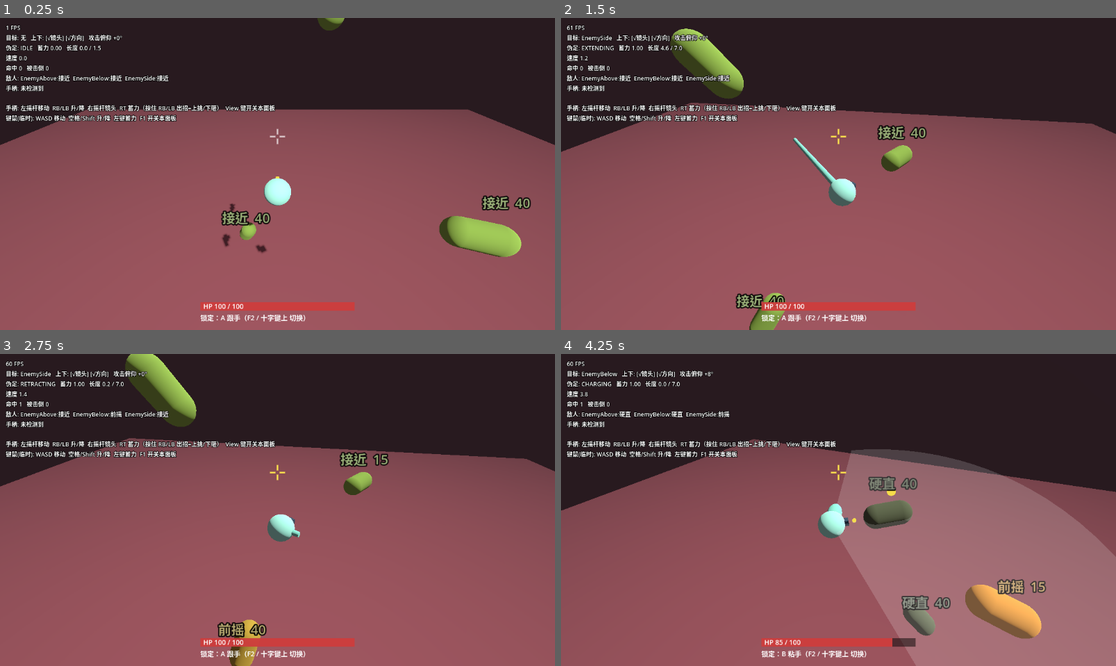
Above: before the commit, frames 1-4 (two rows, left to right).
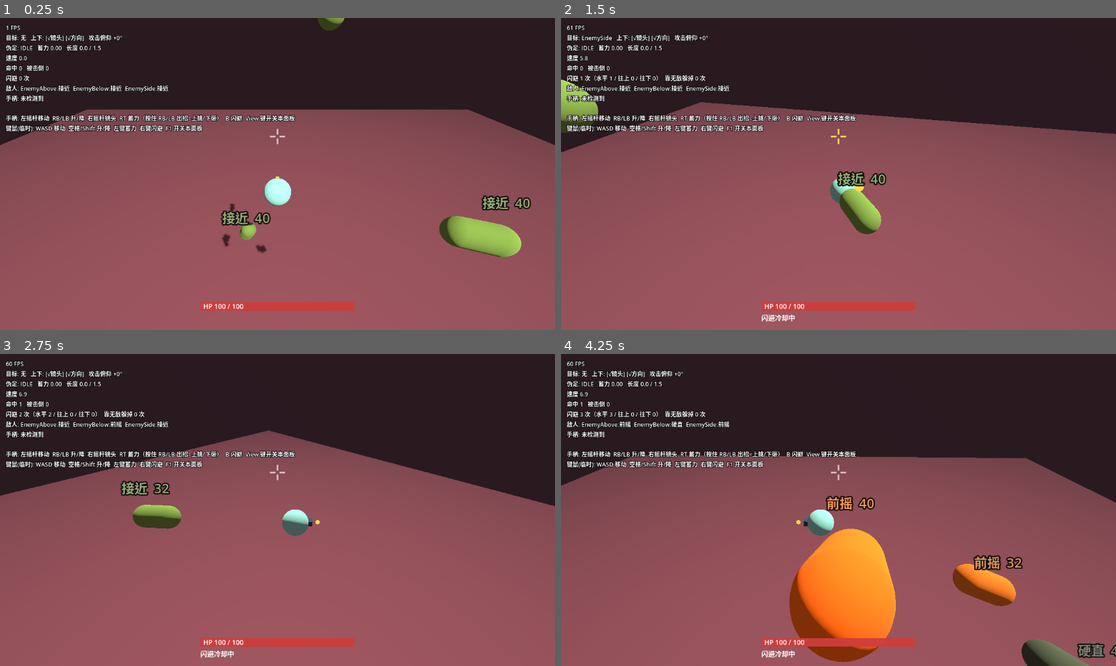
Above: after the commit, the same moments.

Repository: paddypasteur/cellgod
Game: Godot game, scene res://scenes/arena.tscn
Same seed, same stepped clock (60 frames per second), same inputs: the game is played once before the commit and once after it.
Inputs (mouse positions are in pixels of both pictures, inside the frame that each line leads up to):
- Up to frame 1 (0.25 s): no input
- Up to frame 2 (1.5 s): move the mouse to (960, 158) at 0.52 s; press the mouse at (960, 158) at 0.53 s; hold D (move_right) 0.53-1.28 s; right-click (960, 158) at 0.8 s; move the mouse to (727, 189) at 1.27 s; release the mouse at (727, 189) at 1.28 s; hold S (move_back) from 1.28 s (still down); right-click (727, 189) at 1.35 s
- Up to frame 3 (2.75 s): click (166, 525) at 1.55 s; move the mouse to (333, 441) at 2.02 s; release S (move_back) at 2.03 s; press the mouse at (333, 441) at 2.03 s; hold D (move_right) from 2.03 s (still down); right-click (333, 441) at 2.3 s
- Up to frame 4 (4.25 s): move the mouse to (810, 572) at 2.77 s; release D (move_right) at 2.78 s; release the mouse at (810, 572) at 2.78 s; hold Space (move_up) 2.78-3.53 s; right-click (810, 572) at 2.85 s; click (810, 572) at 3.05 s; move the mouse to (1005, 556) at 3.52 s; press the mouse at (1005, 556) at 3.53 s; hold A (move_left) from 3.53 s (still down); right-click (1005, 556) at 3.8 s; tap F2 (cycle_preset, bound only before the commit) at 4.15 s

The runs differ from the first frame. In frame 1, 3.1% of the frame differs, in the area x 1-56%, y 18-98%; in frame 2, 8.8%; in frame 3, 12%; in frame 4, 38%, in the area x 0-100%, y 5-100%.

Commit message:
加闪避（可上下躲）与试玩记录器；锁定定为 A；DESIGN.md 按策划指令修改
- 闪避：B / 右键，方向含升降，无敌帧、冷却；伪足伸出后不可闪
- PlaytestLogger：真人试玩自动写 CSV（闪避仰角、受击来源高度、起手是否在屏内、位置采样）
- 删除锁定预设 B 与切换键，参数回归普通 @export
- tests/dodge_smoke.gd；docs、CLAUDE.md 同步

Co-Authored-By: Claude Opus 5.5 <noreply@anthropic.com>

Diff:
--- a/scenes/arena.tscn
+++ b/scenes/arena.tscn
@@ -8,6 +8,7 @@
 [ext_resource type="Script" uid="uid://bdoq8fiern376" path="res://scripts/ui/crosshair.gd" id="6_crosshair"]
 [ext_resource type="PackedScene" path="res://scenes/enemy.tscn" id="7_enemy"]
 [ext_resource type="Script" uid="uid://cpmi0c5jtvhbt" path="res://scripts/ui/health_bar.gd" id="8_health"]
+[ext_resource type="Script" path="res://scripts/debug/playtest_logger.gd" id="9_logger"]
 
 [sub_resource type="Environment" id="Env"]
 background_mode = 1
@@ -137,3 +138,7 @@
 mouse_filter = 2
 script = ExtResource("8_health")
 player = NodePath("../../Player")
+
+[node name="PlaytestLogger" type="Node" parent="." node_paths=PackedStringArray("player")]
+script = ExtResource("9_logger")
+player = NodePath("../Player")
--- a/scripts/autoload/input_setup.gd
+++ b/scripts/autoload/input_setup.gd
@@ -3,8 +3,8 @@
 ## 只在 项目设置→输入映射 里没有同名动作时才注册，
 ## 所以开发者在编辑器里定义的键位永远优先，这里只是兜底。
 ##
-## 手柄：左摇杆移动，RB/LB 上升/下降，右摇杆转镜头，RT 按住蓄力
-## 键鼠（临时占位，方案未定）：WASD 移动，空格/Shift 上升/下降，左键按住蓄力；
+## 手柄：左摇杆移动，RB/LB 上升/下降，右摇杆转镜头，RT 按住蓄力，B 闪避
+## 键鼠（临时占位，方案未定）：WASD 移动，空格/Shift 上升/下降，左键按住蓄力，右键闪避；
 ##       暂时没有鼠标转镜头
 
 const DEFAULT_DEADZONE: float = 0.2
@@ -29,8 +29,8 @@
     _add_action(&"camera_down", [_joy_axis(JOY_AXIS_RIGHT_Y, 1.0)])
 
     _add_action(&"toggle_debug", [_key(KEY_F1), _joy_button(JOY_BUTTON_BACK)])
-    # A/B 预设切换：给开发者当场对比用
-    _add_action(&"cycle_preset", [_key(KEY_F2), _joy_button(JOY_BUTTON_DPAD_UP)])
+    # 闪避：手柄 B（类魂惯例），键鼠临时用右键
+    _add_action(&"dodge", [_mouse(MOUSE_BUTTON_RIGHT), _joy_button(JOY_BUTTON_B)])
 
     _add_action(&"pseudopod", [_mouse(MOUSE_BUTTON_LEFT), _joy_axis(JOY_AXIS_TRIGGER_RIGHT, 1.0)])
 
--- /dev/null
+++ b/scripts/debug/playtest_logger.gd
@@ -0,0 +1,144 @@
+extends Node
+## 试玩记录器：开发者每次试玩自动写一份 CSV，开发 Claude 事后读出来做统计。
+## 目的是用行为数据回答主观问题答不准的事，比如"他躲的时候会不会往上下躲"。
+## 文件在 user://playtest/（Windows 上是 %APPDATA%/Godot/app_userdata/CellGod/playtest/）。
+##
+## 每行一个事件：
+##   dodge     玩家闪避；elev_deg = 闪避方向的仰角（正 = 往上）
+##   saved     一次攻击被闪避无敌时间躲掉
+##   hurt      玩家被打中；rel_y = 打中他的敌人相对玩家的高度差
+##   windup    敌人开始起手；on_screen = 起手那一刻是否在镜头视野内
+##   sample    每 0.5 秒记一次玩家位置，用来算上下移动的幅度
+
+@export var player: Player
+## 关掉就不写文件
+@export var enabled: bool = true
+@export var sample_interval: float = 0.5
+
+var _file: FileAccess = null
+var _time: float = 0.0
+var _sample_timer: float = 0.0
+var _threatening: Dictionary = {}
+var _last_health: float = -1.0
+
+## 给调试面板显示的计数
+var dodge_count: int = 0
+var dodge_up: int = 0
+var dodge_down: int = 0
+var dodge_level: int = 0
+var saved_count: int = 0
+
+
+func _ready() -> void:
+    add_to_group(&"playtest_logger")
+    if not enabled or player == null:
+        return
+    # 无界面跑自动化测试时不写文件，免得测试数据混进开发者的试玩记录
+    if DisplayServer.get_name() == "headless":
+        enabled = false
+        return
+    DirAccess.make_dir_recursive_absolute("user://playtest")
+    var stamp: String = Time.get_datetime_string_from_system().replace(":", "-")
+    var path: String = "user://playtest/session_%s.csv" % stamp
+    _file = FileAccess.open(path, FileAccess.WRITE)
+    if _file == null:
+        enabled = false
+        return
+    _file.store_line("t,event,x,y,z,elev_deg,rel_y,on_screen,threats")
+    print("试玩记录写入 ", ProjectSettings.globalize_path(path))
+    player.dodged.connect(_on_dodged)
+    player.dodge_saved.connect(_on_dodge_saved)
+    player.health_changed.connect(_on_health_changed)
+    _last_health = player.health
+
+
+func _physics_process(delta: float) -> void:
+    _time += delta
+    if _file == null:
+        return
+    _sample_timer -= delta
+    if _sample_timer <= 0.0:
+        _sample_timer = sample_interval
+        _write("sample", 0.0, NAN, -1)
+    # 轮询敌人状态找"刚开始起手"的那一帧，不改敌人代码
+    var cam: Camera3D = get_viewport().get_camera_3d()
+    for node: Node in get_tree().get_nodes_in_group(&"enemy"):
+        var e := node as Enemy
+        if e == null:
+            continue
+        var now: bool = e.is_threatening()
+        if now and not _threatening.get(e, false):
+            var on_screen: int = 1 if cam != null and cam.is_position_in_frustum(e.global_position) else 0
+            _write("windup", 0.0, e.global_position.y - player.global_position.y, on_screen)
+        _threatening[e] = now
+
+
+func _on_dodged(direction: Vector3) -> void:
+    var elev: float = rad_to_deg(asin(clampf(direction.y, -1.0, 1.0)))
+    dodge_count += 1
+    if elev >= 20.0:
+        dodge_up += 1
+    elif elev <= -20.0:
+        dodge_down += 1
+    else:
+        dodge_level += 1
+    _write("dodge", elev, _nearest_threat_rel_y(), -1)
+
+
+func _on_dodge_saved() -> void:
+    saved_count += 1
+    _write("saved", 0.0, _nearest_threat_rel_y(), -1)
+
+
+func _on_health_changed(current: float, _maximum: float) -> void:
+    # 回满（被击倒重置）不算受击
+    if _last_health >= 0.0 and current < _last_health:
+        _write("hurt", 0.0, _nearest_threat_rel_y(), -1)
+    _last_health = current
+
+
+func _nearest_threat_rel_y() -> float:
+    var best: Enemy = null
+    var best_dist: float = INF
+    for node: Node in get_tree().get_nodes_in_group(&"enemy"):
+        var e := node as Enemy
+        if e == null or not e.is_threatening():
+            continue
+        var d: float = e.global_position.distance_to(player.global_position)
+        if d < best_dist:
+            best_dist = d
+            best = e
+    if best == null:
+        return NAN
+    return best.global_position.y - player.global_position.y
+
+
+func _threat_count() -> int:
+    var n: int = 0
+    for node: Node in get_tree().get_nodes_in_group(&"enemy"):
+        var e := node as Enemy
+        if e != null and e.is_threatening():
+            n += 1
+    return n
+
+
+func _write(event: String, elev: float, rel_y: float, on_screen: int) -> void:
+    if _file == null:
+        return
+    var p: Vector3 = player.global_position
+    _file.store_line("%.2f,%s,%.2f,%.2f,%.2f,%.1f,%s,%s,%d" % [
+        _time, event, p.x, p.y, p.z, elev,
+        "" if is_nan(rel_y) else "%.2f" % rel_y,
+        "" if on_screen < 0 else str(on_screen),
+        _threat_count(),
+    ])
+    # 每行都落盘：试玩可能直接关窗口，不能指望正常退出时才写
+    _file.flush()
+
+
+## 调试面板用
+func get_summary() -> String:
+    if dodge_count == 0:
+        return "闪避 0 次"
+    return "闪避 %d 次（水平 %d / 往上 %d / 往下 %d）  靠无敌躲掉 %d 次" % [
+        dodge_count, dodge_level, dodge_up, dodge_down, saved_count]
--- a/scripts/player/player.gd
+++ b/scripts/player/player.gd
@@ -9,14 +9,12 @@
 signal health_changed(current: float, maximum: float)
 ## 血量归零。原型阶段不做死亡流程，发完信号直接回满
 signal defeated
+## 发起一次闪避，direction 是世界空间单位向量（记录垂直分量用）
+signal dodged(direction: Vector3)
+## 一次攻击正好落在闪避无敌时间里被躲掉（每次闪避最多发一次）
+signal dodge_saved
 
 enum PodState { IDLE, CHARGING, EXTENDING, SWEEPING, HOLDING, RETRACTING }
-
-## 锁定粘性预设。给开发者 A/B 用，按键当场切换，问他"哪个更好"而不是让他调滑块
-const LOCK_PRESETS: Array[Dictionary] = [
-    {"name": "A 跟手", "keep_bias": 0.75, "min_hold": 0.15},
-    {"name": "B 粘手", "keep_bias": 0.5, "min_hold": 0.35},
-]
 
 @export_group("移动")
 ## 最大悬浮速度（米/秒）
@@ -50,8 +48,11 @@
 ## 镜头注视着主角，屏幕正中几乎就是主角自己；上移一点，准星才不会压在主角身上，
 ## 索敌也会优先选主角前上方的敌人，而不是被主角挡住的那只
 @export var aim_point_offset: Vector2 = Vector2(0.0, -0.12)
-## 当前锁定粘性预设（见 LOCK_PRESETS）。运行中按 F2 / 手柄十字键上切换
-@export var lock_preset: int = 0
+## 当前目标的屏幕距离乘这个系数（<1 = 在位优势），新目标必须比它更近才抢得走。
+## 2026-11-25 A/B：0.75（跟手）vs 0.5（粘手），开发者分不出，取余地更大的 0.75
+@export_range(0.1, 1.0) var target_keep_bias: float = 0.75
+## 换目标后至少锁这么久（秒），除非目标死亡或丢失
+@export var target_min_hold: float = 0.15
 ## 正在前摇或冲刺的敌人，屏幕距离按这个系数打折：同样远时，扑过来的那只优先被选中
 @export_range(0.1, 1.0) var threat_bias: float = 0.7
 ## 已锁定的目标允许多出多少射程、屏幕半径放宽多少倍才丢失，避免在边界上反复进出
@@ -130,6 +131,22 @@
 ## 伪足能打到的物理层
 @export_flags_3d_physics var hit_mask: int = 2
 
+@export_group("闪避")
+## 一次闪避冲出去多远（米）
+@export var dodge_distance: float = 4.5
+## 冲刺持续多久（秒）
+@export var dodge_duration: float = 0.22
+## 从闪避开始算起的无敌时间（秒）
+@export var dodge_iframe_time: float = 0.18
+## 闪避结束后多久才能再闪（秒）
+@export var dodge_cooldown: float = 0.6
+## 闪避结束时保留多少冲刺速度（0..1），太小会有急刹车感
+@export_range(0.0, 1.0) var dodge_exit_speed_scale: float = 0.35
+## 蓄力中能否闪避（会取消这次蓄力）。伪足伸出后一律不能闪：长伪足"门户大开"的代价不能被闪避抵消
+@export var dodge_cancels_charge: bool = true
+## 提前按下的闪避记住多久（秒）
+@export var dodge_buffer_time: float = 0.15
+
 @export_group("生命与受击")
 @export var max_health: float = 100.0
 ## 受击后的无敌时间（秒），防止同一下攻击连续扣血
@@ -165,6 +182,13 @@
 var _body_material: StandardMaterial3D = null
 var _body_base_color: Color = Color.WHITE
 
+var _dodge_timer: float = 0.0
+var _dodge_cooldown_timer: float = 0.0
+var _dodge_buffer: float = 0.0
+var _iframe_timer: float = 0.0
+var _dodge_dir: Vector3 = Vector3.FORWARD
+var _dodge_saved_once: bool = false
+
 var _pod_state: PodState = PodState.IDLE
 var _charge_time: float = 0.0
 var _hold_timer: float = 0.0
@@ -232,8 +256,8 @@
     # 命中定格时物理帧暂停，轮询会漏掉定格期间的按键
     if event.is_action_pressed(&"pseudopod"):
         _buffer_timer = input_buffer_time
-    elif event.is_action_pressed(&"cycle_preset"):
-        lock_preset = (lock_preset + 1) % LOCK_PRESETS.size()
+    elif event.is_action_pressed(&"dodge"):
+        _dodge_buffer = dodge_buffer_time
 
 
 func _physics_process(delta: float) -> void:
@@ -241,8 +265,12 @@
     _stun_timer = maxf(_stun_timer - delta, 0.0)
     _hurt_flash_timer = maxf(_hurt_flash_timer - delta, 0.0)
     _target_hold_timer = maxf(_target_hold_timer - delta, 0.0)
+    _dodge_cooldown_timer = maxf(_dodge_cooldown_timer - delta, 0.0)
+    _dodge_buffer = maxf(_dodge_buffer - delta, 0.0)
+    _iframe_timer = maxf(_iframe_timer - delta, 0.0)
     _update_facing(delta)
     _update_aim()
+    _try_start_dodge()
     _update_pseudopod(delta)
     _update_movement(delta)
     _update_visuals()
@@ -327,7 +355,6 @@
     var screen: Vector2 = get_viewport().get_visible_rect().size
     var max_px: float = screen.y * target_screen_radius
     var max_dist: float = reach + pod_tip_radius + target_reach_slack
-    var preset: Dictionary = LOCK_PRESETS[clampi(lock_preset, 0, LOCK_PRESETS.size() - 1)]
 
     var current: Node3D = _target
     var current_score: float = -1.0
@@ -343,7 +370,7 @@
     var best: Node3D = current
     var best_score: float = INF
     if current != null:
-        best_score = current_score * float(preset["keep_bias"])
+        best_score = current_score * target_keep_bias
     for node: Node in get_tree().get_nodes_in_group(&"target"):
         var t := node as Node3D
         if t == null or t == current:
@@ -353,7 +380,7 @@
             best_score = score
             best = t
     if best != current:
-        _target_hold_timer = float(preset["min_hold"])
+        _target_hold_timer = target_min_hold
     return best
 
 
@@ -370,12 +397,6 @@
     if t.has_method(&"is_threatening") and t.call(&"is_threatening"):
         px *= threat_bias
     return px
-
-
-## 给 HUD 显示用的一行大白话
-func get_preset_hint() -> String:
-    var preset: Dictionary = LOCK_PRESETS[clampi(lock_preset, 0, LOCK_PRESETS.size() - 1)]
-    return "锁定：%s（F2 / 十字键上 切换）" % preset["name"]
 
 
 func has_target() -> bool:
@@ -431,7 +452,8 @@
 
     match _pod_state:
         PodState.IDLE:
-            if _buffer_timer > 0.0:
+            # 闪避途中不起手，按键留在缓冲里，闪完立刻接
+            if _buffer_timer > 0.0 and _dodge_timer <= 0.0:
                 _buffer_timer = 0.0
                 _charge_time = 0.0
                 if snap_facing_on_attack:
@@ -602,7 +624,12 @@
 # ---------------------------------------------------------------- 移动
 
 func _update_movement(delta: float) -> void:
-    if _stun_timer > 0.0:
+    if _dodge_timer > 0.0:
+        _dodge_timer -= delta
+        velocity = _dodge_dir * (dodge_distance / maxf(dodge_duration, 0.01))
+        if _dodge_timer <= 0.0:
+            velocity *= dodge_exit_speed_scale
+    elif _stun_timer > 0.0:
         # 受击失控：不吃输入，只让击退速度慢慢衰减
         velocity = velocity.lerp(Vector3.ZERO, 1.0 - exp(-hurt_knockback_damping * delta))
     else:
@@ -628,8 +655,52 @@
     return right * planar.x - fwd * planar.y + Vector3.UP * vertical * vertical_scale
 
 
+## 闪避方向 = 当前移动输入（含上升/下降），所以能往上、往下躲；没推方向就往身后撤。
+## 只能在待机或蓄力时闪：伪足伸出去之后"门户大开"是长伪足的代价，不能用闪避抵消
+func _try_start_dodge() -> void:
+    if _dodge_buffer <= 0.0 or _dodge_timer > 0.0 or _dodge_cooldown_timer > 0.0 or _stun_timer > 0.0:
+        return
+    match _pod_state:
+        PodState.IDLE:
+            pass
+        PodState.CHARGING:
+            if not dodge_cancels_charge:
+                return
+            _pod_state = PodState.IDLE
+            _charge_time = 0.0
+        _:
+            return
+    _dodge_buffer = 0.0
+    var dir: Vector3 = _move_input_world(1.0)
+    if dir.length_squared() < 0.01:
+        dir = -(_facing_basis() * Vector3.FORWARD)
+    _dodge_dir = dir.normalized()
+    _dodge_timer = dodge_duration
+    _iframe_timer = dodge_iframe_time
+    _dodge_cooldown_timer = dodge_duration + dodge_cooldown
+    _dodge_saved_once = false
+    _play_sfx(&"swing", 1.7)
+    dodged.emit(_dodge_dir)
+
+
+func is_dodging() -> bool:
+    return _dodge_timer > 0.0
+
+
+## 血条下面那行提示。闪避冷却中才显示，平时空着不占地方
+func get_hud_hint() -> String:
+    if _dodge_cooldown_timer > 0.0:
+        return "闪避冷却中"
+    return ""
+
+
 ## 敌人攻击命中时调用。返回 false 表示处于无敌时间、这一下没生效
 func take_damage(amount: float, knockback: Vector3) -> bool:
+    if _iframe_timer > 0.0:
+        if not _dodge_saved_once:
+            _dodge_saved_once = true
+            dodge_saved.emit()
+        return false
     if _invuln_timer > 0.0:
         return false
     health -= amount
@@ -700,7 +771,11 @@
 
     if _body_material != null:
         var t: float = _hurt_flash_timer / maxf(hurt_flash_time, 0.001)
-        _body_material.albedo_color = _body_base_color.lerp(hurt_flash_color, t)
+        var color: Color = _body_base_color.lerp(hurt_flash_color, t)
+        # 无敌时间内身体发白，玩家能看出"这段时间被打不到"
+        if _iframe_timer > 0.0:
+            color = color.lerp(Color.WHITE, 0.6)
+        _body_material.albedo_color = color
 
     _aim_marker.visible = idle_or_charging
     if _aim_marker.visible:
--- a/scripts/ui/debug_overlay.gd
+++ b/scripts/ui/debug_overlay.gd
@@ -39,10 +39,13 @@
     if player != null:
         text += player.get_debug_text() + "\n"
     text += "命中 %d   被击倒 %d\n" % [_hits, _defeats]
+    var logger: Node = get_tree().get_first_node_in_group(&"playtest_logger")
+    if logger != null:
+        text += str(logger.call(&"get_summary")) + "\n"
     text += _enemies_text() + "\n"
     text += _joypad_text() + "\n\n"
-    text += "手柄: 左摇杆移动  RB/LB 升/降  右摇杆镜头  RT 蓄力（按住 RB/LB 出招=上挑/下砸）  View 键开关本面板\n"
-    text += "键鼠(临时): WASD 移动  空格/Shift 升/降  左键蓄力  F1 开关本面板"
+    text += "手柄: 左摇杆移动  RB/LB 升/降  右摇杆镜头  RT 蓄力（按住 RB/LB 出招=上挑/下砸）  B 闪避  View 键开关本面板\n"
+    text += "键鼠(临时): WASD 移动  空格/Shift 升/降  左键蓄力  右键闪避  F1 开关本面板"
     _label.text = text
 
 
--- a/scripts/ui/health_bar.gd
+++ b/scripts/ui/health_bar.gd
@@ -1,7 +1,7 @@
 class_name HealthBar
 extends Control
 ## 屏幕底部的玩家血条。白盒阶段直接自绘，不引入主题和贴图。
-## 血条下面再画一行当前 A/B 预设，调试面板关掉时开发者也知道自己在试哪一组。
+## 血条下面再画一行提示（由 Player 提供，比如 A/B 预设、闪避冷却），调试面板关掉时也看得到。
 
 @export var player: Player
 
@@ -36,5 +36,7 @@
     var text: String = "HP %d / %d" % [ceili(player.health), ceili(player.max_health)]
     draw_string(ThemeDB.fallback_font, pos + Vector2(6.0, bar_size.y - 4.0), text,
         HORIZONTAL_ALIGNMENT_LEFT, -1.0, font_size, color_text)
-    draw_string(ThemeDB.fallback_font, pos + Vector2(0.0, bar_size.y + font_size + 6.0),
-        player.get_preset_hint(), HORIZONTAL_ALIGNMENT_LEFT, -1.0, font_size, color_text)
+    var hint: String = player.get_hud_hint()
+    if not hint.is_empty():
+        draw_string(ThemeDB.fallback_font, pos + Vector2(0.0, bar_size.y + font_size + 6.0),
+            hint, HORIZONTAL_ALIGNMENT_LEFT, -1.0, font_size, color_text)
--- /dev/null
+++ b/tests/dodge_smoke.gd
@@ -0,0 +1,83 @@
+extends SceneTree
+## 闪避冒烟测试（无界面）：往上躲、不推方向后撤、冷却、无敌帧、蓄力可闪、伪足伸出后不可闪。
+## 用法：godot --headless --path . -s tests/dodge_smoke.gd
+
+var _frame: int = 0
+var _p: Player
+var _saved: int = 0
+var _y0: float = 0.0
+var _z0: float = 0.0
+
+
+func _initialize() -> void:
+    var scene: Node = (load("res://scenes/arena.tscn") as PackedScene).instantiate()
+    # 把敌人挪走，免得它们的攻击干扰测试
+    scene.get_node("Enemies").queue_free()
+    root.add_child(scene)
+    _p = scene.get_node("Player")
+    _p.dodge_saved.connect(func() -> void: _saved += 1)
+
+
+func _press(action: StringName) -> void:
+    var ev := InputEventAction.new()
+    ev.action = action
+    ev.pressed = true
+    Input.parse_input_event(ev)
+    Input.action_press(action)
+
+
+func _release(action: StringName) -> void:
+    Input.action_release(action)
+
+
+func _check(label: String, ok: bool, detail: String = "") -> void:
+    print("%s %s %s" % ["PASS" if ok else "FAIL", label, detail])
+
+
+func _physics_process(_delta: float) -> bool:
+    _frame += 1
+    match _frame:
+        5:
+            _y0 = _p.global_position.y
+            Input.action_press(&"move_up")
+            _press(&"dodge")
+        7:
+            _check("按住上升闪避 = 往上冲", _p.is_dodging() and _p.velocity.y > 10.0, "vy=%.1f" % _p.velocity.y)
+            _check("无敌帧挡住伤害", not _p.take_damage(10.0, Vector3.ZERO) and _saved == 1, "saved=%d hp=%d" % [_saved, _p.health])
+        9:
+            _release(&"dodge")
+            _press(&"dodge")
+        11:
+            _check("冷却中不能连闪", _p._dodge_cooldown_timer > 0.0 and _p._dodge_timer < _p.dodge_duration - 0.05)
+        30:
+            Input.action_release(&"move_up")
+            _check("往上移动了约 4.5 米", _p.global_position.y - _y0 > 3.5, "dy=%.2f" % (_p.global_position.y - _y0))
+        80:
+            _z0 = _p.global_position.z
+            _release(&"dodge")
+            _press(&"dodge")
+        84:
+            # 默认身体朝 -Z，不推方向 = 往身后（+Z）撤
+            _check("不推方向 = 后撤", _p.velocity.z > 10.0, "vz=%.1f" % _p.velocity.z)
+        140:
+            _release(&"dodge")
+            _press(&"pseudopod")
+        150:
+            _check("开始蓄力", _p._pod_state == Player.PodState.CHARGING)
+            _press(&"dodge")
+        152:
+            _check("蓄力中闪避会取消蓄力", _p.is_dodging() and _p._pod_state == Player.PodState.IDLE)
+            _release(&"pseudopod")
+            _release(&"dodge")
+        220:
+            _press(&"pseudopod")
+        223:
+            _release(&"pseudopod")
+        232:
+            _check("伪足已伸出", _p._pod_state != Player.PodState.IDLE and _p._pod_state != Player.PodState.CHARGING,
+                Player.PodState.keys()[_p._pod_state])
+            _press(&"dodge")
+        234:
+            _check("伪足伸出后不能闪避", not _p.is_dodging())
+            return true
+    return false
--- a/tests/screenshot.gd
+++ b/tests/screenshot.gd
@@ -14,6 +14,8 @@
             _out_dir = arg.trim_prefix("--out=")
     DirAccess.make_dir_recursive_absolute(_out_dir)
     var scene: Node = (load("res://scenes/arena.tscn") as PackedScene).instantiate()
+    # 截图不是真人试玩，不写试玩记录，免得混进开发者的数据
+    scene.get_node("PlaytestLogger").set("enabled", false)
     root.add_child(scene)
 
 
Not shown, added: scripts/debug/playtest_logger.gd.uid
Not shown, changed: CLAUDE.md
Not shown, changed: docs/DESIGN.md
Not shown, changed: docs/INBOX.md
Not shown, changed: docs/PLAYTEST.md
Not shown, changed: docs/STATE.md
